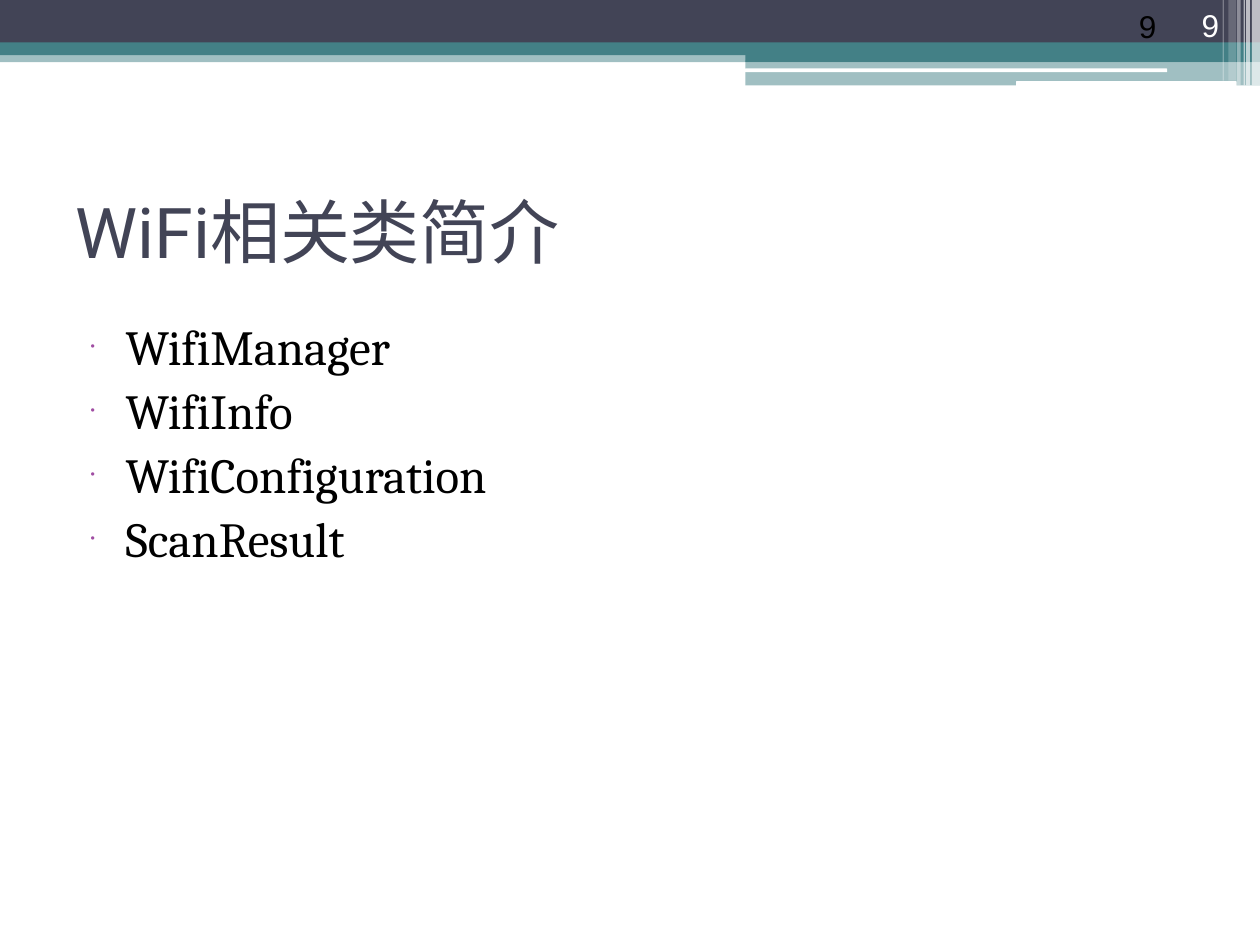
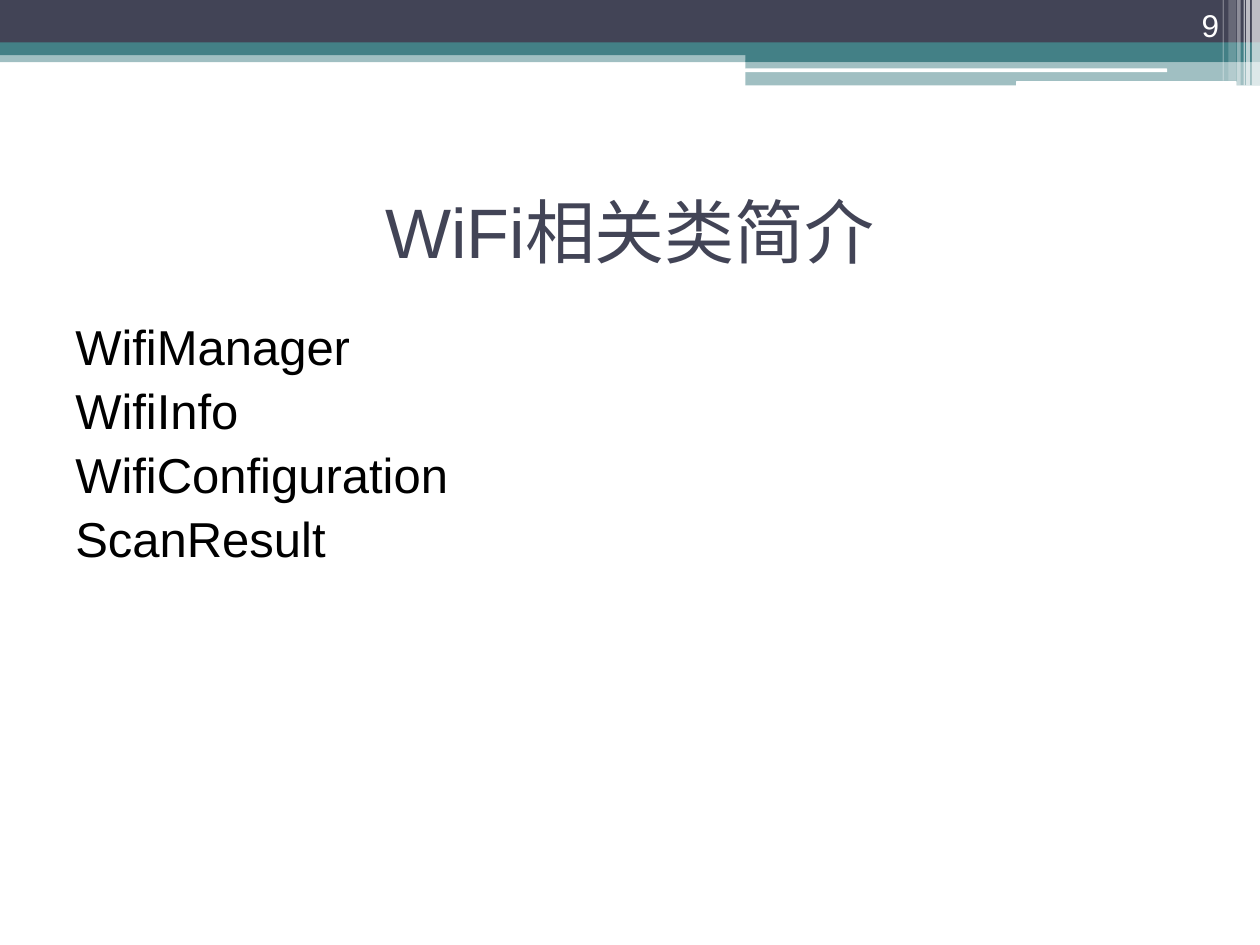
Before and after one commit to ychmax/MyDevelopBase, a slide deck: slide 9 of 第12章 网络数据传输/12.3 Wifi管理类/12.3 Wifi管理类.ppt. Drawn at 1260x945 pixels with LibreOffice and Linux fonts; fonts in the diff are those of the drawing. Boxes give left, top, right and bottom in pixels: in the first picture for what was removed or moved away, otherwise in the second. Text is boxed around its words. In the diff, an @@ line names an element or a change of style, - is before the commit and + after.

```diff
--- a/第12章 网络数据传输/12.3 Wifi管理类/12.3 Wifi管理类.ppt
+++ b/第12章 网络数据传输/12.3 Wifi管理类/12.3 Wifi管理类.ppt
@@ page number at box(1202, 15, 1220, 38): text colour #000000 to #FFFFFF; alignment left to right; vertical alignment top to bottom @@
@@ title "WiFi相关类简介" at box(385, 203, 874, 264): font Roboto to Arial; alignment left to centre @@
@@ text "WifiManager" at box(75, 329, 448, 558): font Cambria to Arial; bullet • to none @@
```
Also in this commit, not shown: 14 other slides changed, 6 other files.
